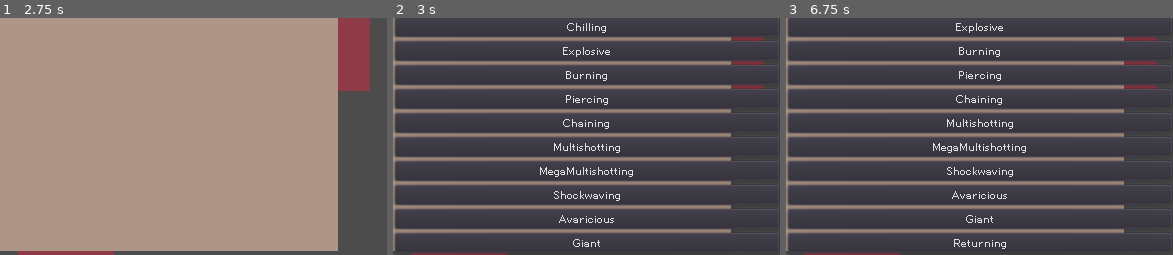
Above: before the commit, frames 1-3 (left to right).
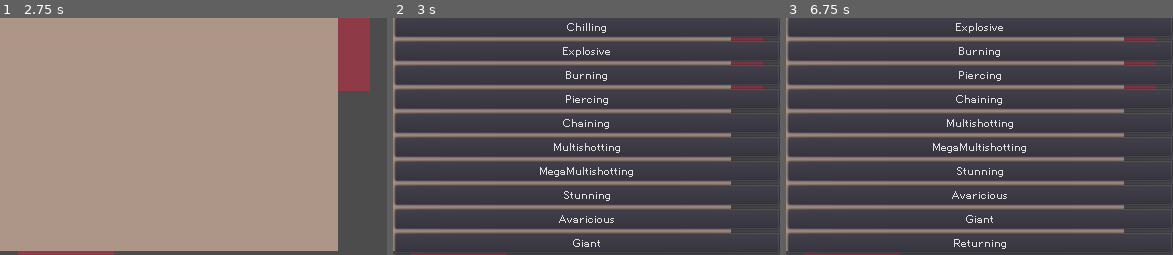
Above: after the commit, the same moments.

Repository: nolenroyalty/ReShape-TD
Game: Godot game, scene res://Main.tscn
Two runs of this game, one before a commit and one after it. Both use one fixed random seed, a clock stepped at 60 frames per second and the inputs below.
Inputs (mouse positions are % of the whole screen's width and height, from its top left):
- Up to frame 1 (2.75 s): click (89, 10) at 0.5 s; click (83, 10) at 1.25 s; click (95, 10) at 2 s
- Up to frame 2 (3 s): click "Reshape" at 2.75 s
- Up to frame 3 (6.75 s): click "Chilling" at 3.5 s; click (89, 10) at 4.25 s; click (83, 10) at 5 s; click (95, 10) at 5.75 s; click "Reshape" at 6.5 s
The pictures show only the part of the screen within x 27-77%, y 39-89%; the shares and areas given below are measured in that part.

Frame 1 is identical in both runs. In frame 2, 0.2% of the frame differs, in the area x 41-59%, y 72-78%; in frame 3, 0.2%.

Commit message:
status effects

Diff:
--- a/creeps/CreepGeneric.gd
+++ b/creeps/CreepGeneric.gd
@@ -15,6 +15,7 @@
 var LEVEL = 1
 var HEALTH = 50
 var SPEED = 50
+var STUN_CHANCE = 10
 
 onready var spriteButton = $SpriteButton
 
@@ -69,7 +70,7 @@
 	$IsPoisonedTimer.start(1.5)
 	for _i in range(3):
 		yield(get_tree().create_timer(0.5), "timeout")
-		damage(amount)
+		damage(amount / 3.0)
 
 func _on_ispoisonedtimer_timeout():
 	emit_signal("state_changed")
--- a/towers/Bullet.gd
+++ b/towers/Bullet.gd
@@ -27,10 +27,22 @@
 func my_damage():
 	return my_stats.DAMAGE * Upgrades.damage_mult(my_shape)
 
+func apply_status_effects(creep):
+	if Upgrades.has_chill(my_shape):
+		creep.apply_chilled()
+	if Upgrades.has_poison(my_shape):
+		creep.apply_poison(my_damage() / 2.0)
+	if Upgrades.has_stun(my_shape):
+		var rng = RandomNumberGenerator.new()
+		rng.randomize()
+		if rng.randi_range(1, 100) < creep.STUN_CHANCE:
+			creep.apply_stun()
+
 func hit_something(area):
 	var creep = area.get_parent()
 	if creep.is_in_group("creep"):
 		state = S.HIT_SOMETHING
+		apply_status_effects(creep)
 		creep.damage(my_damage())
 
 func exited_battlefield():
--- a/towers/Upgrades.gd
+++ b/towers/Upgrades.gd
@@ -8,7 +8,7 @@
 	CHAINS,
 	LESSER_MULTIPROJ,
 	GREATER_MULTIPROJ,
-	SHOCKWAVE,
+	STUNNING,
 	BONUS_GOLD,
 	GIANT_PROJ,
 	RETURNS,
@@ -23,7 +23,7 @@
 	var PIERCES = 0
 	var CHAINS = 0
 	var PROJECTILES = 1
-	var SHOCKWAVE = false
+	var STUNS = false
 	var BONUS_GOLD = 0
 	var PROJECTILE_SIZE_MULT = 1
 	var RETURNS = false
@@ -43,7 +43,7 @@
 		T.GREATER_MULTIPROJ:
 			stats.PROJECTILES = 5
 			stats.DAMAGE_MULT = 0.6
-		T.SHOCKWAVE: stats.SHOCKWAVE = true
+		T.STUNNING: stats.SHOCKWAVE = true
 		T.BONUS_GOLD: stats.BONUS_GOLD = 0.25
 		T.GIANT_PROJ: stats.PROJECTILE_SIZE_MULT = 3
 		T.RETURNS: stats.RETURNS = true
@@ -61,7 +61,7 @@
 		T.CHAINS: return "Chaining"
 		T.LESSER_MULTIPROJ: return "Multishotting"
 		T.GREATER_MULTIPROJ: return "MegaMultishotting"
-		T.SHOCKWAVE: return "Shockwaving"
+		T.STUNNING: return "Stunning"
 		T.BONUS_GOLD: return "Avaricious"
 		T.GIANT_PROJ: return "Giant"
 		T.RETURNS: return "Returning"
@@ -76,7 +76,7 @@
 		T.CHAINS: return "Chains to nearby enemies"
 		T.LESSER_MULTIPROJ: return "Shoots 3 projectiles but does less damage"
 		T.GREATER_MULTIPROJ: return "Shoots 5 projectiles but does much less damage"
-		T.SHOCKWAVE: return "Creates a shockwave that may stun enemies"
+		T.STUNNING: return "Has a chance to stun enemies on hit"
 		T.BONUS_GOLD: return "Gives 25% more gold for kills"
 		T.GIANT_PROJ: return "Shoots much larger projectiles"
 		T.RETURNS: return "Returns to the tower after hitting an enemy"
@@ -102,14 +102,17 @@
 var shapes = [ C.SHAPE.CROSS, C.SHAPE.CRESCENT, C.SHAPE.DIAMOND ]
 var state = {}
 
+func all_upgrades():
+	return T.values()
+
 func active_upgrades(shape):
 	return state[shape].upgrades
 
 func possible_upgrades(shape):
 	var possible = []
-	for t in T:
-		if not (T[t] in active_upgrades(shape)):
-			possible.append(T[t])
+	for t in all_upgrades():
+		if not (t in active_upgrades(shape)):
+			possible.append(t)
 	return possible
 
 func upgrade(shape, t):
@@ -121,6 +124,15 @@
 func damage_mult(t):
 	return state[t].DAMAGE_MULT
 
+func has_chill(t):
+	return state[t].CHILLS
+
+func has_poison(t):
+	return state[t].POISONS
+
+func has_stun(t):
+	return state[t].STUNS
+
 func _ready():
 	for shape in shapes:
 		state[shape] = Stats.new()
